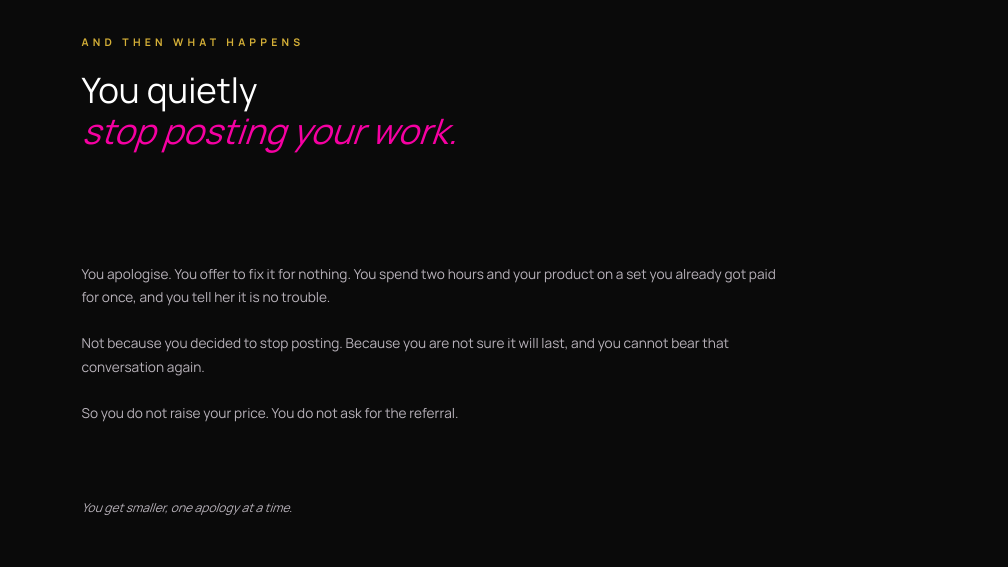
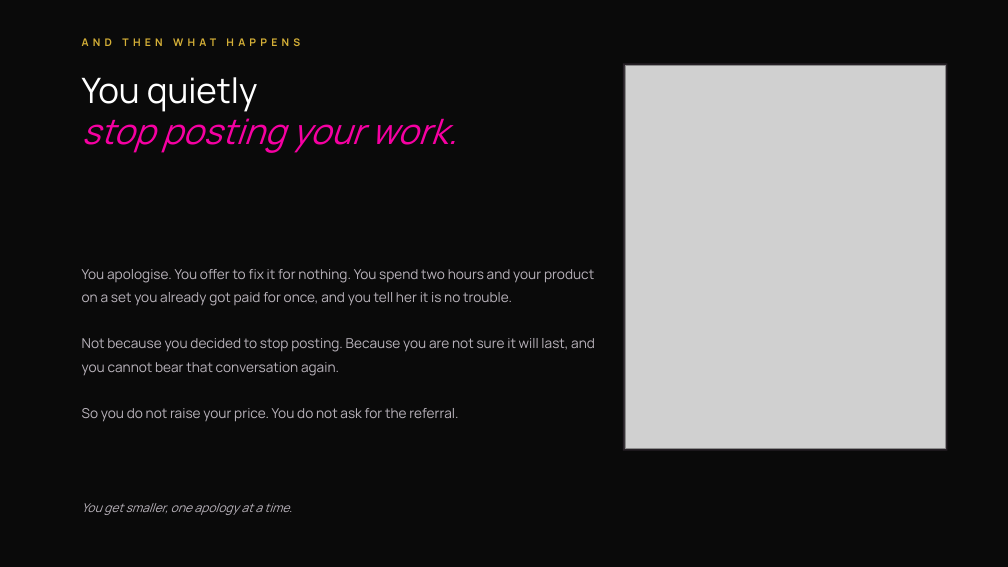
Before and after one commit to destynibeauty-creator/RLU-OFFER, a slide deck: slide 9 of slides/The-Retention-Room.pptx (slide 5 before the commit). Drawn at 1008x567 pixels with LibreOffice and Linux fonts; fonts in the diff are those of the drawing; grey boxes stand for pictures. Boxes give left, top, right and bottom in pixels: in the first picture for what was removed or moved away, otherwise in the second. Text is boxed around its words. In the diff, an @@ line names an element or a change of style, - is before the commit and + after.

```diff
--- a/slides/The-Retention-Room.pptx
+++ b/slides/The-Retention-Room.pptx
@@ rectangle added at [623, 64, 948, 451], fill #262026 @@
@@ picture added at [625, 66, 946, 449] @@
@@ text "You apologise. You offer to ..." rewrapped from [82, 269, 776, 422] to [82, 269, 595, 422] @@
```
Also in this commit, not shown: 18 other slides changed, 7 slides added, 1 slide removed, 26 other files.
